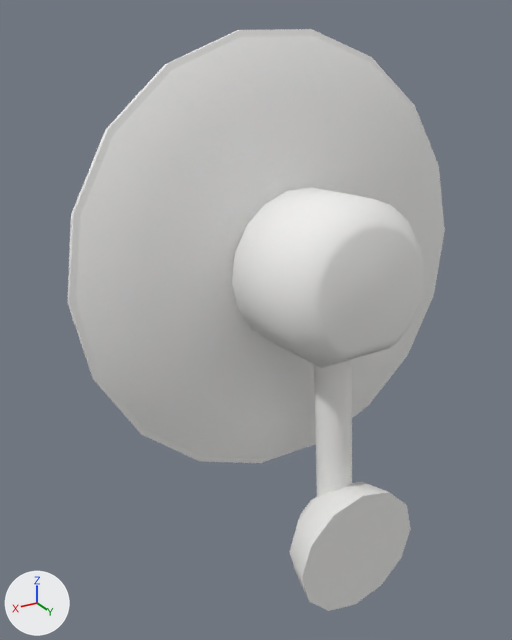
The OBJ model models/736503.obj, before and after one commit.
The view is the same before and after, from a camera (50 mm lens) standing at (13.8, 15.6, 18.0) and looking at (1.4, -4.9, 7.7). The axes (+X, +Y, +Z) are drawn at lower left. The lights are the same throughout. Where no turn or scale is listed for an object, it has been applied to the vertices.

Objects in the first picture: '736503'.
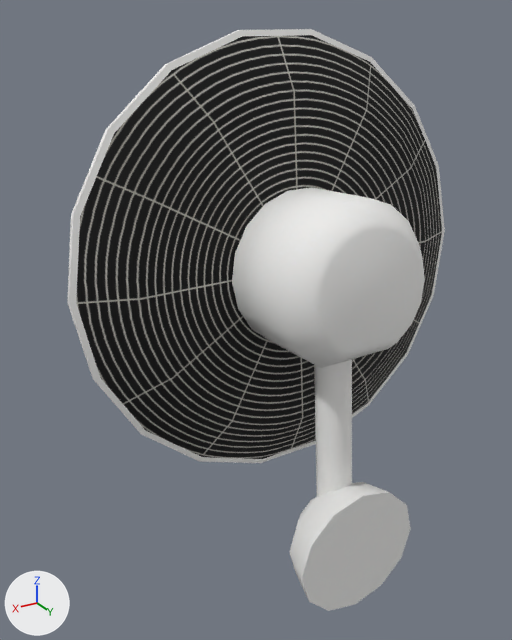
Boxes (x1, y1, x2, y2) around the edits, measured in the pictures (512 x 640 px):
'736503', surface changed
    both: (73, 32, 445, 489)

What the commit changed:
Picture 'SunRoomC_FanCage_White.png' (img_sunroomc_fancage_white_png) is new.
Material '09___Default' (mat_09___default) changes its picture from img_sunroomc_whiteplastic_jpg to img_sunroomc_fancage_white_png.
